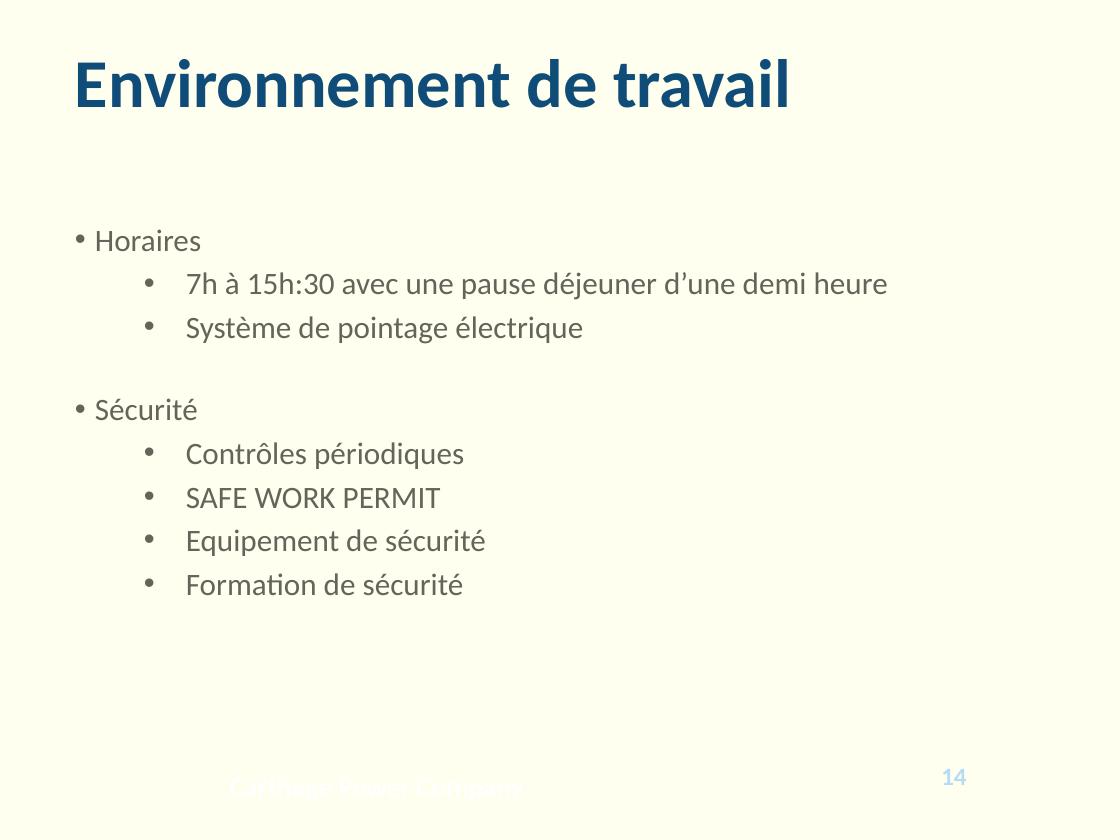
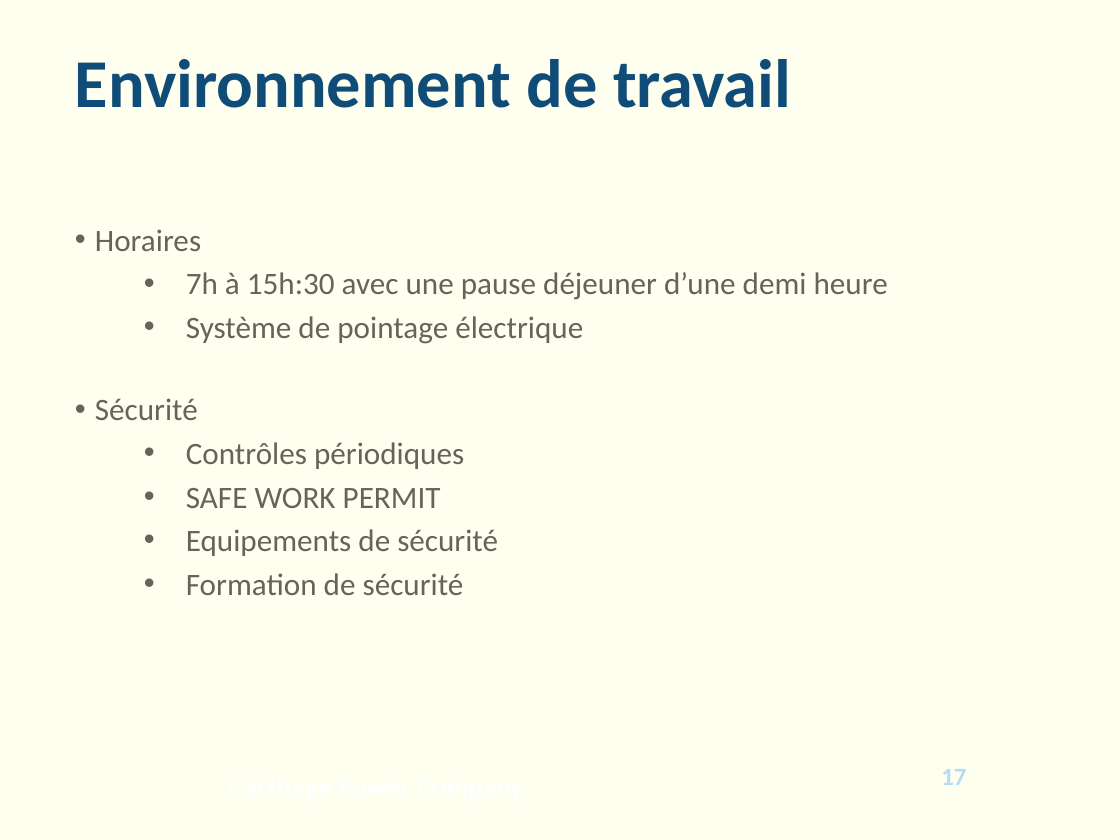
Before and after one commit to Raiton/Soutenance, a slide deck: slide 17 of blue_moving_lights.pptx (slide 14 before the commit). Drawn at 1120x840 pixels with LibreOffice and Linux fonts; fonts in the diff are those of the drawing; background and template pictures are left out. Boxes give left, top, right and bottom in pixels: in the first picture for what was removed or moved away, otherwise in the second. Text is boxed around its words. In the diff, an @@ line names an element or a change of style, - is before the commit and + after.

```diff
--- a/blue_moving_lights.pptx
+++ b/blue_moving_lights.pptx
@@ text at (186, 529, 498, 556): text changed @@
-  • Equipement de sécurité
+  • Equipements de sécurité
@@ page number at (941, 769, 966, 785): text changed @@
-14
+17
```
Also in this commit, not shown: 11 other slides changed, 3 slides added.
